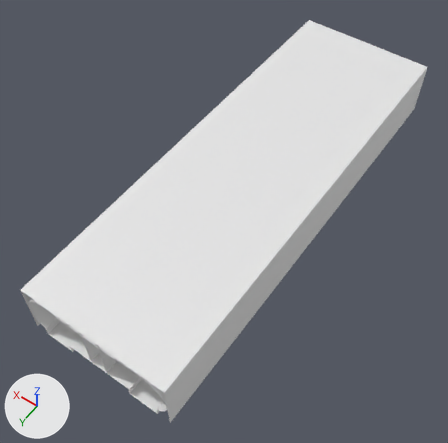
One commit to the OBJ model Resources/Meshes/19m/Tunnel_Station_Pavement.obj: the scene before it, then after it.
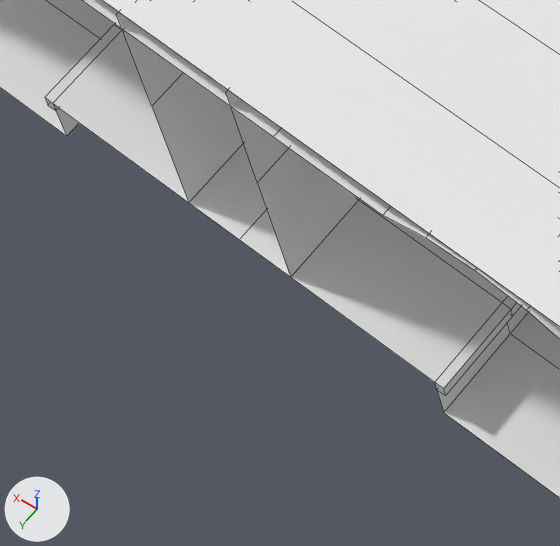
Each version appears first whole from a 50 mm lens placed at (-30.0, 49.0, 68.6), pointed at (0.8, 5.7, 0.7), and next in a close-up on the part from 14% to 33% of the width and 75% to 93% of the height. Lighting does not change. The marker at lower left points along +X, +Y and +Z. The close-ups show mesh edges as thin lines. Where no turn or scale is listed for an object, it has been applied to the vertices.

The scene before the commit, as lines of its bpy script (objects in view):
```python
me_tunnel_station_pavement = bpy.data.meshes.new('Tunnel_Station_Pavement')
me_tunnel_station_pavement.from_pydata(...)  # 2763 vertices, 2890 faces; spans x -10.5..10.5, y -32.0..32.0, z -0.3..8.2
ob_tunnel_station_pavement = bpy.data.objects.new('Tunnel_Station_Pavement', me_tunnel_station_pavement)
ob_tunnel_station_pavement.location = (0.0, 0.0, 0.0)
```
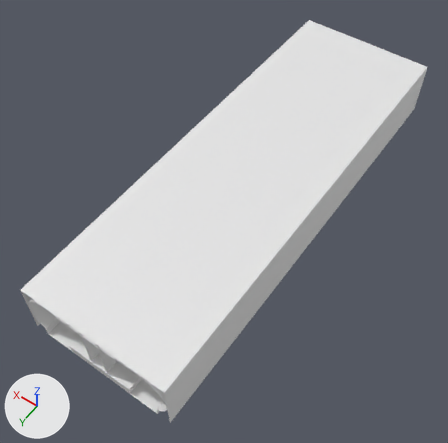
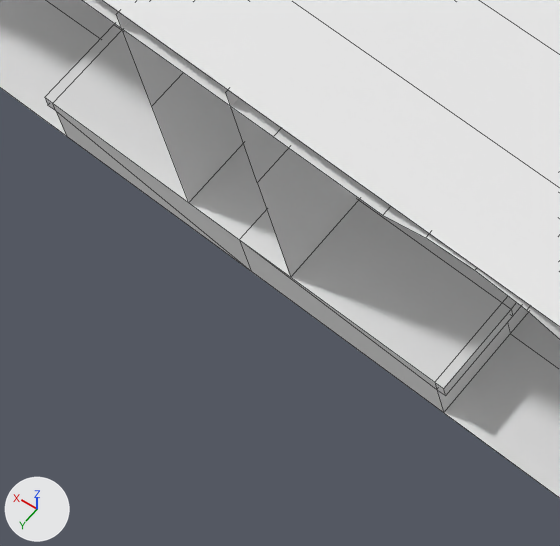
Boxes [x1, y1, x2, y2] around the edits, measured in the close-ups (560 x 546 px):
part 1 of me_tunnel_station_pavement, added
    after: [53, 104, 443, 412]

The edits, one by one:
me_tunnel_station_pavement is used by ob_tunnel_station_pavement; location (0.0, 0.0, 0.0).
me_tunnel_station_pavement had 2763 vertices, 2890 faces and spanned x -10.5..10.5, y -32.0..32.0, z -0.3..8.2.
me_tunnel_station_pavement now has 2763 vertices, 2894 faces and spans x -10.5..10.5, y -32.0..32.0, z -0.3..8.2.
me_tunnel_station_pavement part 1: 1 vertex added at x 0.0, y 32.0, z -0.3.
